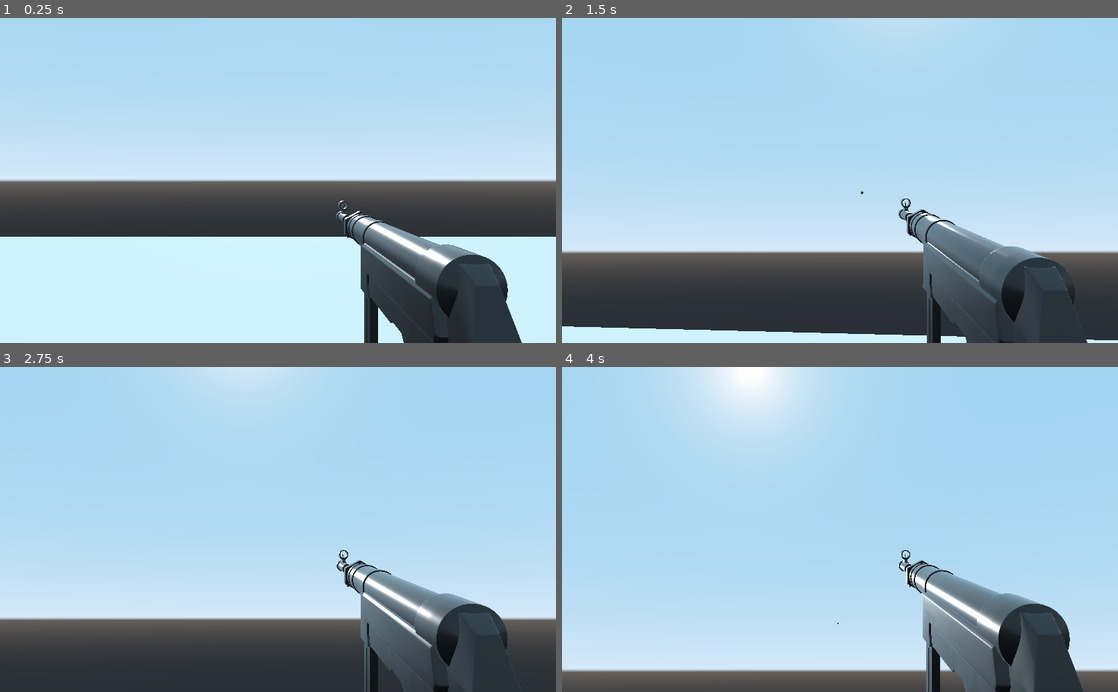
Above: before the commit, frames 1-4 (two rows, left to right).
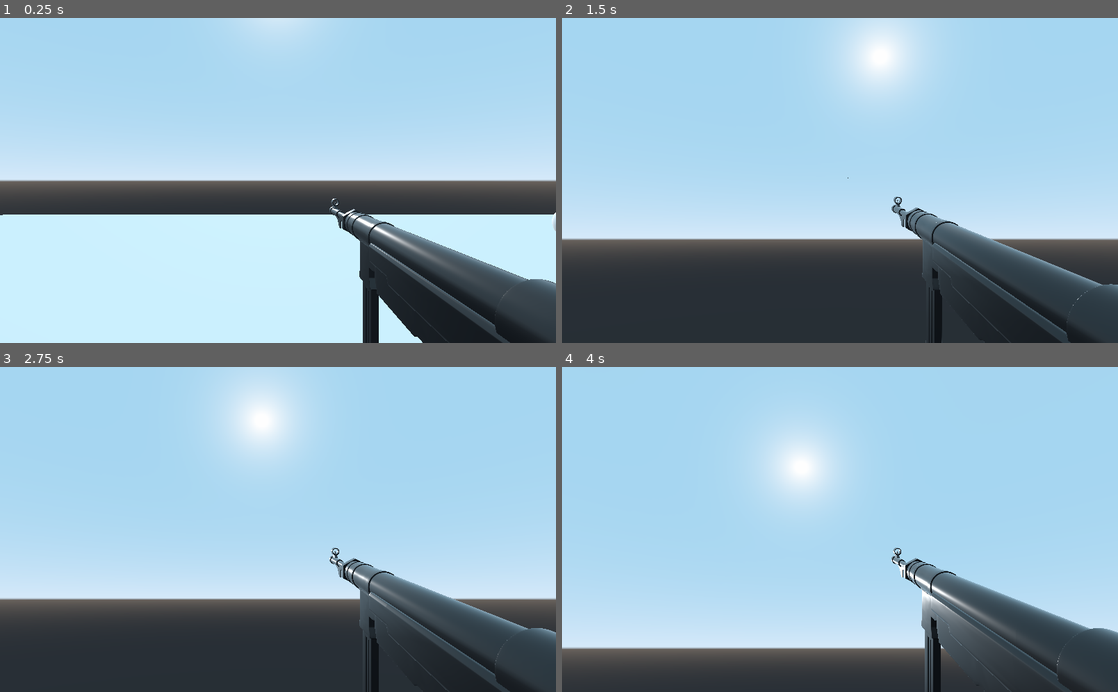
Above: after the commit, the same moments.

Repository: mogilyoy/wb_ozn_fight
Game: Godot game, scene res://Scens/Сцена нищих тестов.tscn
Same seed, same stepped clock (60 frames per second), same inputs: the game is played once before the commit and once after it. This scene is started directly instead of the project's main scene.
Inputs (mouse positions are in pixels of both pictures, inside the frame that each line leads up to):
- Up to frame 1 (0.25 s): no input
- Up to frame 2 (1.5 s): tap Enter at 0.5 s; move the mouse to (867, 180) at 0.52 s; hold Right mouse button (aim) 0.53-1.28 s; hold W (move_forward) from 0.53 s (still down); tap Space (jump) at 0.77, 1.07 s; click (867, 180) at 0.8 s; move the mouse to (812, 180) at 1.27 s; click (812, 180) at 1.35 s
- Up to frame 3 (2.75 s): keep holding W (move_forward); tap Space (jump) at 1.52, 1.55, 1.82, 2 s; move the mouse to (289, 523) at 2.02 s; hold Space (jump) from 2.03 s (still down); right-click (289, 523) at 2.3 s
- Up to frame 4 (4 s): keep holding W (move_forward); move the mouse to (834, 536) at 2.77 s; release Space (jump) at 2.78 s; right-click (834, 536) at 2.85 s; tap Space (jump) at 3.02, 3.32 s; click (834, 536) at 3.05 s; move the mouse to (878, 532) at 3.52 s; hold Space (jump) from 3.53 s (still down); click (878, 532) at 3.6 s

The runs differ from the first frame. In frame 1, 13% of the frame differs, in the area x 0-100%, y 0-100%; in frame 2, 17%; in frame 3, 16%; in frame 4, 22%.

Commit message:
мобы спавнятся баги фиксятся

Diff:
--- /dev/null
+++ b/MobSpawner.gd
@@ -0,0 +1,11 @@
+extends Spatial
+
+var bot = preload("res://Scens/BadGuy.tscn")
+
+
+func spawn():
+		var mob = bot.instance()
+		get_tree().get_root().add_child(mob)
+
+func _on_Timer_timeout():
+	spawn()
--- a/Scens/BadGuy.tscn
+++ b/Scens/BadGuy.tscn
@@ -7,6 +7,11 @@
 mid_height = 1.5
 
 [sub_resource type="Skin" id=2]
+
+[sub_resource type="SpatialMaterial" id=4]
+albedo_color = Color( 1, 0, 0.866667, 1 )
+metallic = 0.13
+roughness = 0.0
 
 [sub_resource type="CapsuleShape" id=3]
 height = 1.7211
@@ -18,7 +23,7 @@
 transform = Transform( 0.797901, 0, 0, 0, -3.48773e-08, 0.797901, 0, -0.797901, -3.48773e-08, 0, 1.1707, 0 )
 mesh = SubResource( 1 )
 skin = SubResource( 2 )
-material/0 = null
+material/0 = SubResource( 4 )
 
 [node name="CollisionShape" type="CollisionShape" parent="."]
 transform = Transform( 0.569617, 0, 0, 0, -2.68728e-08, 0.614777, 0, -0.572618, -2.50299e-08, 0, 1.14011, 0 )
--- /dev/null
+++ b/Scens/MobSpawner.tscn
@@ -0,0 +1,12 @@
+[gd_scene load_steps=2 format=2]
+
+[ext_resource path="res://MobSpawner.gd" type="Script" id=1]
+
+[node name="MobSpawner" type="Spatial"]
+script = ExtResource( 1 )
+
+[node name="Timer" type="Timer" parent="."]
+wait_time = 10.0
+autostart = true
+
+[connection signal="timeout" from="Timer" to="." method="_on_Timer_timeout"]
--- a/Scens/Player1_test.tscn
+++ b/Scens/Player1_test.tscn
@@ -20,15 +20,13 @@
 [node name="Camera" type="Camera" parent="."]
 transform = Transform( 1, 0, 0, 0, 1, 0, 0, 0, 1, 0, 1.8, 0 )
 current = true
-fov = 38.5
+fov = 60.0
 script = ExtResource( 3 )
-camera_path = NodePath(".")
-gun_path = NodePath("mp40")
 
 [node name="mp40" parent="Camera" instance=ExtResource( 2 )]
-transform = Transform( -1.32141e-08, 0, 0.302303, 0, 0.302303, 0, -0.302303, 0, -1.32141e-08, 0.257, -0.353, -1.185 )
-default_positon = Vector3( 0.257, -0.353, -1.185 )
-ads_positon = Vector3( 0, -0.288, -1.104 )
+transform = Transform( -1.32141e-08, 0, 0.302303, 0, 0.302303, 0, -0.302303, 0, -1.32141e-08, 0.292, -0.366, -0.788 )
+default_positon = Vector3( 0.292, -0.366, -0.788 )
+ads_positon = Vector3( 0, -0.278, -0.75 )
 
 [node name="RayCast" type="RayCast" parent="Camera"]
 enabled = true
--- /dev/null
+++ b/Scens/Yellow_block.tscn
@@ -0,0 +1,17 @@
+[gd_scene load_steps=4 format=2]
+
+[sub_resource type="CubeMesh" id=1]
+
+[sub_resource type="SpatialMaterial" id=2]
+albedo_color = Color( 1, 0.996078, 0.494118, 1 )
+
+[sub_resource type="BoxShape" id=3]
+
+[node name="MeshInstance" type="MeshInstance"]
+mesh = SubResource( 1 )
+material/0 = SubResource( 2 )
+
+[node name="StaticBody" type="StaticBody" parent="."]
+
+[node name="CollisionShape" type="CollisionShape" parent="StaticBody"]
+shape = SubResource( 3 )
--- /dev/null
+++ b/Scens/Азон_ебёт.tscn
@@ -0,0 +1,153 @@
+[gd_scene load_steps=9 format=2]
+
+[ext_resource path="res://3d/3dхуйня/OZMaP.glb" type="PackedScene" id=1]
+[ext_resource path="res://Scens/Player1_test.tscn" type="PackedScene" id=2]
+[ext_resource path="res://Scens/Yellow_block.tscn" type="PackedScene" id=4]
+[ext_resource path="res://Scens/MobSpawner.tscn" type="PackedScene" id=5]
+
+[sub_resource type="CubeMesh" id=1]
+
+[sub_resource type="BoxShape" id=2]
+
+[sub_resource type="CubeMesh" id=3]
+
+[sub_resource type="BoxShape" id=4]
+
+[node name="Spatial" type="Spatial"]
+
+[node name="OZMaP" parent="." instance=ExtResource( 1 )]
+transform = Transform( 3, 0, 0, 0, 3, 0, 0, 0, 3, 0, 0, 0 )
+
+[node name="MeshInstance" type="MeshInstance" parent="OZMaP"]
+transform = Transform( 14.1005, 0, 0, 0, 0.125266, 0, 0, 0, 14.1005, 0, -0.144554, 0 )
+mesh = SubResource( 1 )
+material/0 = null
+
+[node name="StaticBody" type="StaticBody" parent="OZMaP/MeshInstance"]
+
+[node name="CollisionShape" type="CollisionShape" parent="OZMaP/MeshInstance/StaticBody"]
+shape = SubResource( 2 )
+
+[node name="MeshInstance2" type="MeshInstance" parent="OZMaP"]
+transform = Transform( 14.1005, 0, 0, 0, -2.46009e-09, -6.33514, 0, 0.125266, -6.16352e-07, 0, 3.90753, 14.361 )
+mesh = SubResource( 1 )
+material/0 = null
+
+[node name="StaticBody" type="StaticBody" parent="OZMaP/MeshInstance2"]
+
+[node name="CollisionShape" type="CollisionShape" parent="OZMaP/MeshInstance2/StaticBody"]
+shape = SubResource( 2 )
+
+[node name="MeshInstance3" type="MeshInstance" parent="OZMaP"]
+transform = Transform( -6.16352e-07, -0.125266, 6.16352e-07, 0, -3.02408e-09, -7.78752, 14.1005, -5.47556e-09, 2.69416e-14, -14.4896, 5.05169, 0.14592 )
+mesh = SubResource( 1 )
+material/0 = null
+
+[node name="StaticBody" type="StaticBody" parent="OZMaP/MeshInstance3"]
+
+[node name="CollisionShape" type="CollisionShape" parent="OZMaP/MeshInstance3/StaticBody"]
+shape = SubResource( 2 )
+
+[node name="MeshInstance4" type="MeshInstance" parent="OZMaP"]
+transform = Transform( -14.1005, 1.09511e-08, -5.38832e-14, 0, -2.94759e-09, -7.59054, -1.2327e-06, -0.125266, 6.16352e-07, -0.313382, 5.31872, -14.3022 )
+mesh = SubResource( 1 )
+material/0 = null
+
+[node name="StaticBody" type="StaticBody" parent="OZMaP/MeshInstance4"]
+
+[node name="CollisionShape" type="CollisionShape" parent="OZMaP/MeshInstance4/StaticBody"]
+shape = SubResource( 2 )
+
+[node name="MeshInstance5" type="MeshInstance" parent="OZMaP"]
+transform = Transform( -6.16352e-07, -0.125266, 6.16352e-07, 0, -2.70857e-09, -6.97502, 14.1005, -5.47556e-09, 2.69416e-14, 14.1872, 4.7296, -0.0649471 )
+mesh = SubResource( 1 )
+material/0 = null
+
+[node name="StaticBody" type="StaticBody" parent="OZMaP/MeshInstance5"]
+
+[node name="CollisionShape" type="CollisionShape" parent="OZMaP/MeshInstance5/StaticBody"]
+shape = SubResource( 2 )
+
+[node name="MeshInstance6" type="MeshInstance" parent="OZMaP"]
+transform = Transform( 0.94384, 0, 0, 0, 0.885195, 0, 0, 0, 3.30187, -3.99399, 0.954579, 0 )
+mesh = SubResource( 3 )
+material/0 = null
+
+[node name="StaticBody" type="StaticBody" parent="OZMaP/MeshInstance6"]
+
+[node name="CollisionShape" type="CollisionShape" parent="OZMaP/MeshInstance6/StaticBody"]
+shape = SubResource( 4 )
+
+[node name="MeshInstance10" type="MeshInstance" parent="OZMaP"]
+transform = Transform( -3.94341e-08, 0, -3.15602, 0, 0.978491, 0, 0.979657, 0, -1.49807e-07, 1.64513, 0.954579, 5.98734 )
+mesh = SubResource( 3 )
+material/0 = null
+
+[node name="StaticBody" type="StaticBody" parent="OZMaP/MeshInstance10"]
+
+[node name="CollisionShape" type="CollisionShape" parent="OZMaP/MeshInstance10/StaticBody"]
+shape = SubResource( 4 )
+
+[node name="MeshInstance7" type="MeshInstance" parent="OZMaP"]
+transform = Transform( 0.94384, 0, 0, 0, 0.996113, 0, 0, 0, 3.16263, -3.99399, 0.954579, -8.08047 )
+mesh = SubResource( 3 )
+material/0 = null
+
+[node name="StaticBody" type="StaticBody" parent="OZMaP/MeshInstance7"]
+
+[node name="CollisionShape" type="CollisionShape" parent="OZMaP/MeshInstance7/StaticBody"]
+shape = SubResource( 4 )
+
+[node name="MeshInstance8" type="MeshInstance" parent="OZMaP"]
+transform = Transform( -4.29067e-08, 0, 3.28913, 0, 0.996113, 0, -0.97791, 0, -1.43233e-07, 6.38831, 0.954579, -6.21683 )
+mesh = SubResource( 3 )
+material/0 = null
+
+[node name="StaticBody" type="StaticBody" parent="OZMaP/MeshInstance8"]
+
+[node name="CollisionShape" type="CollisionShape" parent="OZMaP/MeshInstance8/StaticBody"]
+shape = SubResource( 4 )
+
+[node name="MeshInstance9" type="MeshInstance" parent="OZMaP"]
+transform = Transform( -0.97791, 0, -2.87006e-07, 0, 1.92261, 0, 8.4926e-08, 0, -3.26123, 4.01625, 1.9652, -0.0311779 )
+mesh = SubResource( 3 )
+material/0 = null
+
+[node name="StaticBody" type="StaticBody" parent="OZMaP/MeshInstance9"]
+
+[node name="CollisionShape" type="CollisionShape" parent="OZMaP/MeshInstance9/StaticBody"]
+shape = SubResource( 4 )
+
+[node name="MeshInstance11" parent="OZMaP" instance=ExtResource( 4 )]
+transform = Transform( 1, 0, 0, 0, 1, 0, 0, 0, 1, -10.335, 3.94455, -12.7936 )
+skeleton = NodePath("../..")
+
+[node name="MeshInstance12" parent="OZMaP" instance=ExtResource( 4 )]
+transform = Transform( 1, 0, 0, 0, 1, 0, 0, 0, 1, -12.8472, 6.18712, -10.1978 )
+skeleton = NodePath("../..")
+
+[node name="MeshInstance13" parent="OZMaP" instance=ExtResource( 4 )]
+transform = Transform( 1, 0, 0, 0, 1, 0, 0, 0, 1, -12.8472, 8.15533, -6.73378 )
+skeleton = NodePath("../..")
+
+[node name="MeshInstance14" parent="OZMaP" instance=ExtResource( 4 )]
+transform = Transform( 1, 0, 0, 0, 1, 0, 0, 0, 1, -12.8472, 9.90555, -4.1269 )
+skeleton = NodePath("../..")
+
+[node name="MeshInstance15" parent="OZMaP" instance=ExtResource( 4 )]
+transform = Transform( 1, 0, 0, 0, 1, 0, 0, 0, 1, -12.8472, 11.8276, -1.18958 )
+skeleton = NodePath("../..")
+
+[node name="MeshInstance16" parent="OZMaP" instance=ExtResource( 4 )]
+transform = Transform( 1, 0, 0, 0, 1, 0, 0, 0, 1, -12.8472, 13.7041, 2.51122 )
+skeleton = NodePath("../..")
+
+[node name="MeshInstance17" parent="OZMaP" instance=ExtResource( 4 )]
+transform = Transform( 1, 0, 0, 0, 1, 0, 0, 0, 1, -7.643, 1.11838, -12.7936 )
+skeleton = NodePath("../..")
+
+[node name="MobSpawner" parent="." instance=ExtResource( 5 )]
+transform = Transform( 1, 0, 0, 0, 1, 0, 0, 0, 1, 9.0644, -11.8499, -55.1514 )
+
+[node name="KinematicBody" parent="." instance=ExtResource( 2 )]
+transform = Transform( 1, 0, 0, 0, 1, 0, 0, 0, 1, -38.4326, 44.8058, 8.18879 )
--- a/Scens/Пуля дура.tscn
+++ b/Scens/Пуля дура.tscn
@@ -11,9 +11,9 @@
 mid_height = 0.1
 
 [sub_resource type="SpatialMaterial" id=3]
-albedo_color = Color( 0.831373, 0.52549, 0, 1 )
-metallic = 0.91
-metallic_specular = 0.41
+metallic = 0.38
+metallic_specular = 0.0
+metallic_texture_channel = 1
 roughness = 0.0
 
 [sub_resource type="CapsuleShape" id=4]
@@ -22,7 +22,7 @@
 
 [node name="Bullet" type="RigidBody"]
 collision_layer = 0
-gravity_scale = 0.7
+gravity_scale = 0.5
 contacts_reported = 2
 script = ExtResource( 1 )
 
@@ -30,6 +30,7 @@
 shape = SubResource( 1 )
 
 [node name="MeshInstance" type="MeshInstance" parent="."]
+transform = Transform( 1, 0, 0, 0, 1, 0, 0, 0, 1, 0.00529277, -0.00315753, 0.00971919 )
 mesh = SubResource( 2 )
 material/0 = SubResource( 3 )
 
--- a/Scens/Сцена нищих тестов.tscn
+++ b/Scens/Сцена нищих тестов.tscn
@@ -8,6 +8,10 @@
 [sub_resource type="Skin" id=3]
 
 [sub_resource type="BoxShape" id=2]
+
+[sub_resource type="SphereShape" id=4]
+
+[sub_resource type="SphereMesh" id=5]
 
 [node name="Spatial" type="Spatial"]
 transform = Transform( 1.05968, 0, 0, 0, 1.05968, 0, 0, 0, 1.05968, 0, 0, 0 )
@@ -29,7 +33,8 @@
 fov = 36.3
 
 [node name="DirectionalLight" type="DirectionalLight" parent="."]
-transform = Transform( 1, 0, 0, 0, -0.97201, 0.234939, 0, -0.234939, -0.97201, -0.454064, 3.38583, -6.92174 )
+transform = Transform( 0.943462, -0.0196998, -0.00503665, -0.0181029, -0.920233, 0.208274, -0.00925933, -0.20813, -0.920397, 9.50675, -1.57923, -28.4002 )
+shadow_enabled = true
 
 [node name="PositionPlayer_1" type="Position3D" parent="."]
 transform = Transform( 1, 0, 0, 0, 0.0429045, 0.999079, 0, -0.999079, 0.0429045, -1.84106, 0.414141, 2.92254 )
@@ -48,3 +53,51 @@
 
 [node name="BadGuy3" parent="." instance=ExtResource( 2 )]
 transform = Transform( 0.37569, 0, 0, 0, 0.729813, 0, 0, 0, 1.00251, 2.54431, 0.0297072, 0.142197 )
+
+[node name="RigidBody" type="RigidBody" parent="."]
+transform = Transform( 1, 0, 0, 0, 1, 0, 0, 0, 1, -1.56954, 6.59335, -4.61432 )
+
+[node name="CollisionShape" type="CollisionShape" parent="RigidBody"]
+transform = Transform( 0.188, 0, 0, 0, 0.188, 0, 0, 0, 0.188, 0, 0, 0 )
+shape = SubResource( 4 )
+
+[node name="MeshInstance" type="MeshInstance" parent="RigidBody"]
+transform = Transform( 0.188357, 0, 0, 0, 0.188357, 0, 0, 0, 0.188357, 0, 0, 0 )
+mesh = SubResource( 5 )
+material/0 = null
+
+[node name="RigidBody2" type="RigidBody" parent="."]
+transform = Transform( 1, 0, 0, 0, 1, 0, 0, 0, 1, -0.0848338, 6.07824, -4.91193 )
+
+[node name="CollisionShape" type="CollisionShape" parent="RigidBody2"]
+transform = Transform( 0.188, 0, 0, 0, 0.188, 0, 0, 0, 0.188, 0, 0, 0 )
+shape = SubResource( 4 )
+
+[node name="MeshInstance" type="MeshInstance" parent="RigidBody2"]
+transform = Transform( 0.188357, 0, 0, 0, 0.188357, 0, 0, 0, 0.188357, 0, 0, 0 )
+mesh = SubResource( 5 )
+material/0 = null
+
+[node name="RigidBody3" type="RigidBody" parent="."]
+transform = Transform( 1, 0, 0, 0, 1, 0, 0, 0, 1, -3.21059, 6.4968, -4.59213 )
+
+[node name="CollisionShape" type="CollisionShape" parent="RigidBody3"]
+transform = Transform( 0.188, 0, 0, 0, 0.188, 0, 0, 0, 0.188, 0, 0, 0 )
+shape = SubResource( 4 )
+
+[node name="MeshInstance" type="MeshInstance" parent="RigidBody3"]
+transform = Transform( 0.188357, 0, 0, 0, 0.188357, 0, 0, 0, 0.188357, 0, 0, 0 )
+mesh = SubResource( 5 )
+material/0 = null
+
+[node name="RigidBody4" type="RigidBody" parent="."]
+transform = Transform( 1, 0, 0, 0, 1, 0, 0, 0, 1, 0.211871, 1.00957, -5.11971 )
+
+[node name="CollisionShape" type="CollisionShape" parent="RigidBody4"]
+transform = Transform( 0.188, 0, 0, 0, 0.188, 0, 0, 0, 0.188, 0, 0, 0 )
+shape = SubResource( 4 )
+
+[node name="MeshInstance" type="MeshInstance" parent="RigidBody4"]
+transform = Transform( 0.188357, 0, 0, 0, 0.188357, 0, 0, 0, 0.188357, 0, 0, 0 )
+mesh = SubResource( 5 )
+material/0 = null
--- a/Scripts/BadGuy.gd
+++ b/Scripts/BadGuy.gd
@@ -1,8 +1,8 @@
 extends KinematicBody
 
-
+var vel: Vector3 = Vector3()  # вектор скорости челикса
+var gravity: float = 20.0
 var health = 200
-
 
 # Called when the node enters the scene tree for the first time.
 func _ready():
@@ -13,3 +13,9 @@
 func _process(delta):
 	if health <= 0:
 		queue_free()
+
+func _physics_process(delta):
+	vel.y -= gravity * delta
+	vel.x = rand_range(-10,10)
+	vel.z = rand_range(-10,10)
+	vel = move_and_slide(vel, Vector3.UP)
--- a/Scripts/Bullet.gd
+++ b/Scripts/Bullet.gd
@@ -1,7 +1,7 @@
 extends RigidBody
 
-const damage = 50
-const speed = 100
+const damage = 500
+const speed = 300
 
 func _ready():
 	set_as_toplevel(true)
@@ -15,6 +15,7 @@
 func _on_Area_body_entered(body):
 	if body.is_in_group('Enemy'):
 		body.health -= damage
+
 		queue_free()
 	else:
 		queue_free()
--- a/Scripts/Player1_test.gd
+++ b/Scripts/Player1_test.gd
@@ -3,13 +3,11 @@
 # stats
 var curHp: int = 10  # здоровье
 var maxHp: int = 10
-var ammo: int = 30  # сколько патронов в обойме
-var damage = 100
 
 # physics
-var moveSpeed: float = 5.0  # скорость игрока
-var jumpForse: float = 7.0  # сила прыжка
-var gravity: float = 20.0  # сила гравитации
+var moveSpeed: float = 13.0  # скорость игрока
+var jumpForse: float = 100.0  # сила прыжка
+var gravity: float = 200.0  # сила гравитации
 
 # cam look
 var minLookAngle: float = -90.0  # ограничение на опускание камеры
@@ -27,6 +25,14 @@
 onready var gun = $Camera/mp40
 # прицел оружия
 onready var raycast = $Camera/RayCast
+
+var fv = {'Default': 60, 'ADS': 22}
+const ADS_LERP = 20
+
+
+onready var chel: KinematicBody = self
+
+
 
 func _ready():
 	Input.set_mouse_mode(Input.MOUSE_MODE_CAPTURED)
@@ -73,6 +79,18 @@
 	if Input.is_action_pressed("jump") and is_on_floor():
 		vel.y = jumpForse
 
+
+	if Input.is_action_pressed("aim"):
+		camera.fov = lerp(camera.fov, fv['ADS'], ADS_LERP * delta)
+	else:
+		camera.fov = lerp(camera.fov, fv['Default'], ADS_LERP * delta)
+	if Input.is_action_just_pressed("shoot"):
+		gun.ShootGun()
+		var spam = chel.rotation_degrees.x
+		camera.rotation_degrees.x = lerp(camera.rotation_degrees.x, camera.rotation_degrees.x + 4, 1.5)
+		chel.rotation_degrees.y = lerp(chel.rotation_degrees.y, chel.rotation_degrees.y + rand_range(-2, 2), rand_range(-2, 2))
+
+
 func _process(delta):
 	# повернуть камеру вокруг оси х
 	# для поворота налево и направо будем поворачивать всё тело
--- a/Scripts/camera.gd
+++ b/Scripts/camera.gd
@@ -1,23 +1 @@
 extends Camera
-
-var fv = {'Default': 38.5, 'ADS': 15}
-const ADS_LERP = 20
-export var camera_path: NodePath
-export var gun_path: NodePath
-var camera: Camera
-var gun: Spatial
-
-func _ready():
-	camera = get_node(camera_path)# Replace with function body.
-	gun = get_node(gun_path)
-
-func _physics_process(delta):
-	if Input.is_action_pressed("aim"):
-		camera.fov = lerp(camera.fov, fv['ADS'], ADS_LERP * delta)
-	else:
-		camera.fov = lerp(camera.fov, fv['Default'], ADS_LERP * delta)
-	if Input.is_action_just_pressed("shoot"):
-		gun.ShootGun()
-		var spam = camera.rotation_degrees.x
-		camera.rotation_degrees.x = lerp(camera.rotation_degrees.x, camera.rotation_degrees.x + 3, 1.5)
-		camera.rotation_degrees.y = lerp(camera.rotation_degrees.y, camera.rotation_degrees.y + rand_range(-2, 2), rand_range(-2, 2))
--- a/Scripts/ПУШКА.gd
+++ b/Scripts/ПУШКА.gd
@@ -8,12 +8,13 @@
 onready var raycast = $RayCast
 onready var bullet = preload("res://Scens/Пуля дура.tscn") # загружаем в игру пулю
 
+
 var mag = 30
 
 export var default_positon: Vector3
 export var ads_positon: Vector3
 
-var fv = {'Default': 38.5, 'ADS': 18}
+var fv = {'Default': 38.5, 'ADS': 20}
 
 onready var timer = get_node("Timer")
 
@@ -33,7 +34,7 @@
 		mag = 30
 
 func ShootGun():
-	if mag > 0:
+	# if mag > 0:
 		if raycast.is_colliding():
 			var b = bullet.instance()
 			muzzle.add_child(b)
Not shown: 1 places in Scens/BadGuy.tscn that only renumber resources
Not shown: 1 places in Scens/Сцена нищих тестов.tscn that only renumber resources
